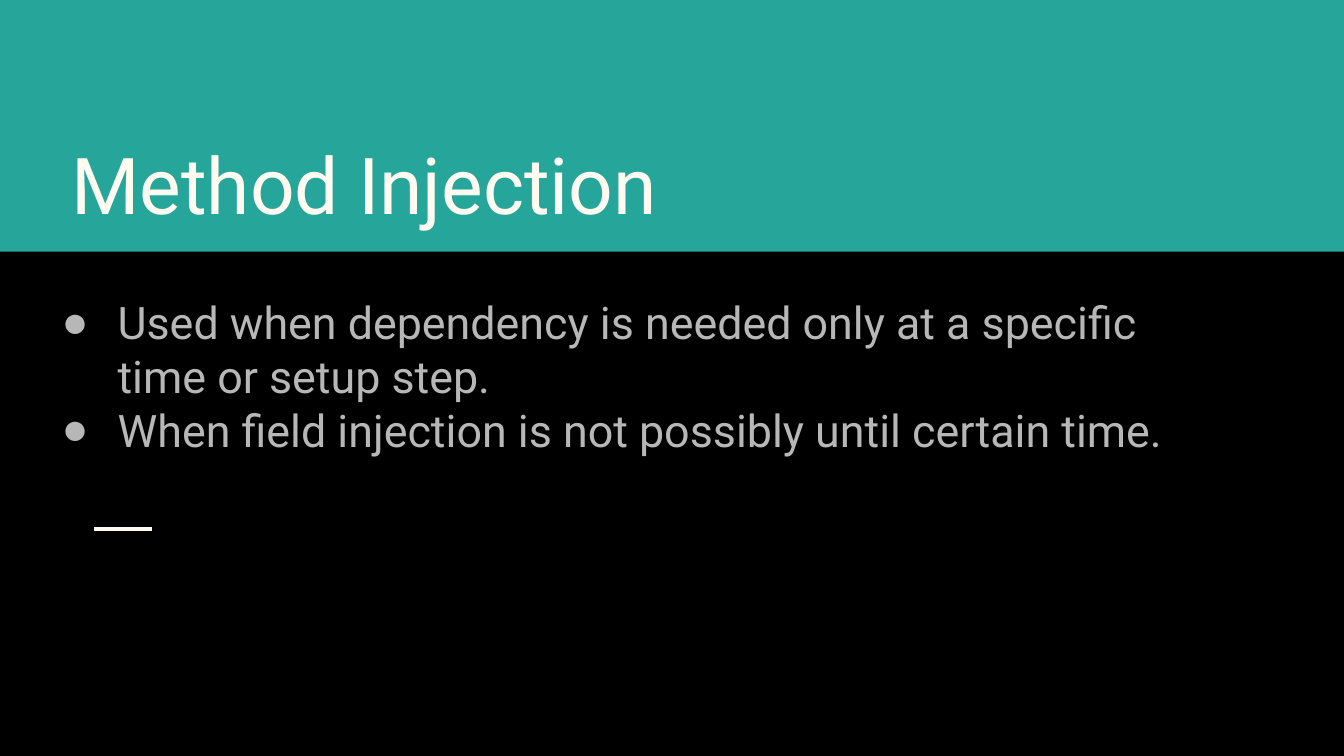
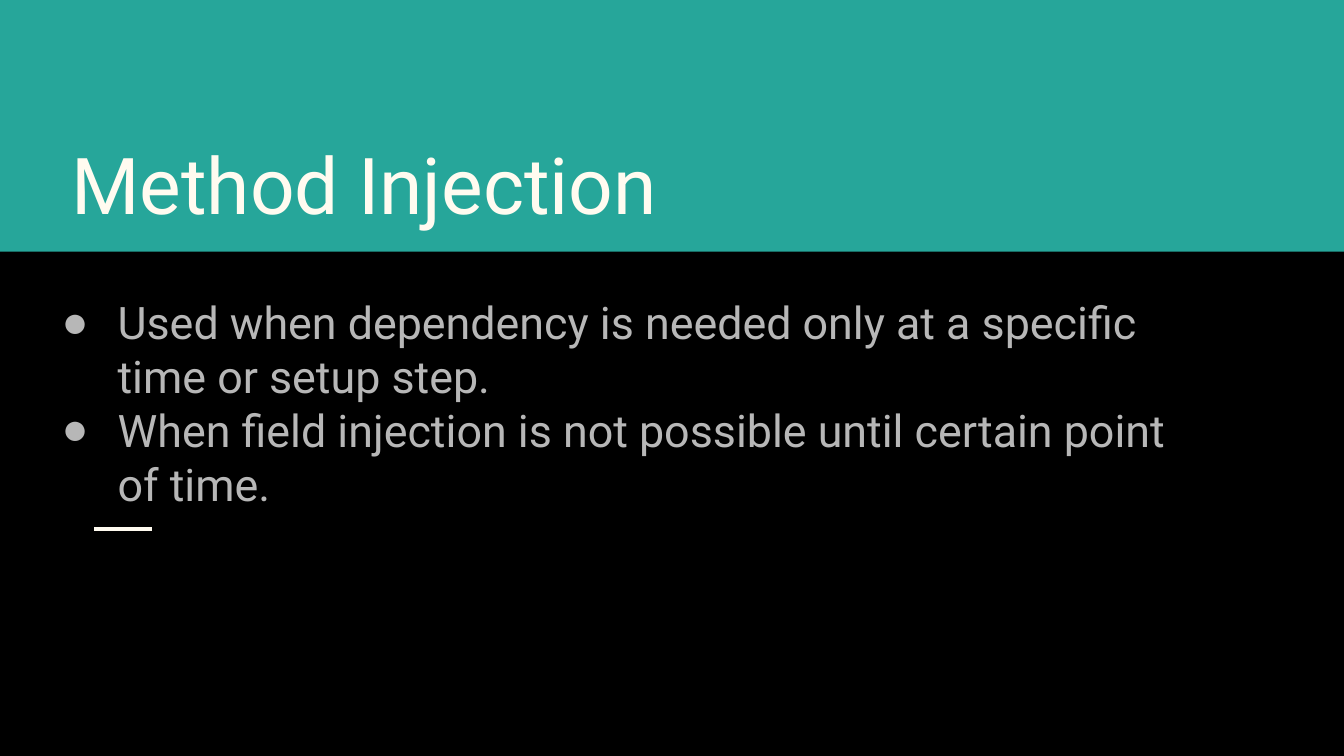
Before and after one commit to shamim-emon/hilt-session, a slide deck: slide 15 of Hilt-session-1.pptx. Drawn at 1344x756 pixels with LibreOffice and Linux fonts; fonts in the diff are those of the drawing. Boxes give left, top, right and bottom in pixels: in the first picture for what was removed or moved away, otherwise in the second. Text is boxed around its words. In the diff, an @@ line names an element or a change of style, - is before the commit and + after.

```diff
--- a/Hilt-session-1.pptx
+++ b/Hilt-session-1.pptx
@@ subtitle at (118,413,1165,502): text changed @@
-● When field injection is not possibly until certain time.
+● When field injection is not possible until certain point of time.
```
Also in this commit, not shown: 11 slides added, 1 other file.
